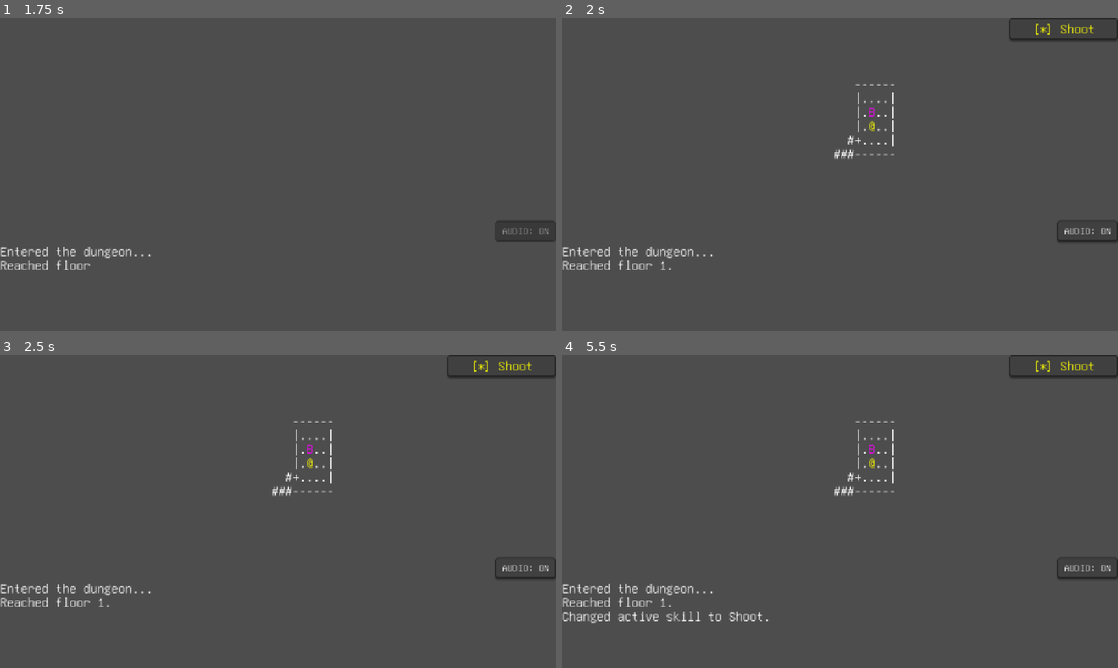
Above: before the commit, frames 1-4 (two rows, left to right).
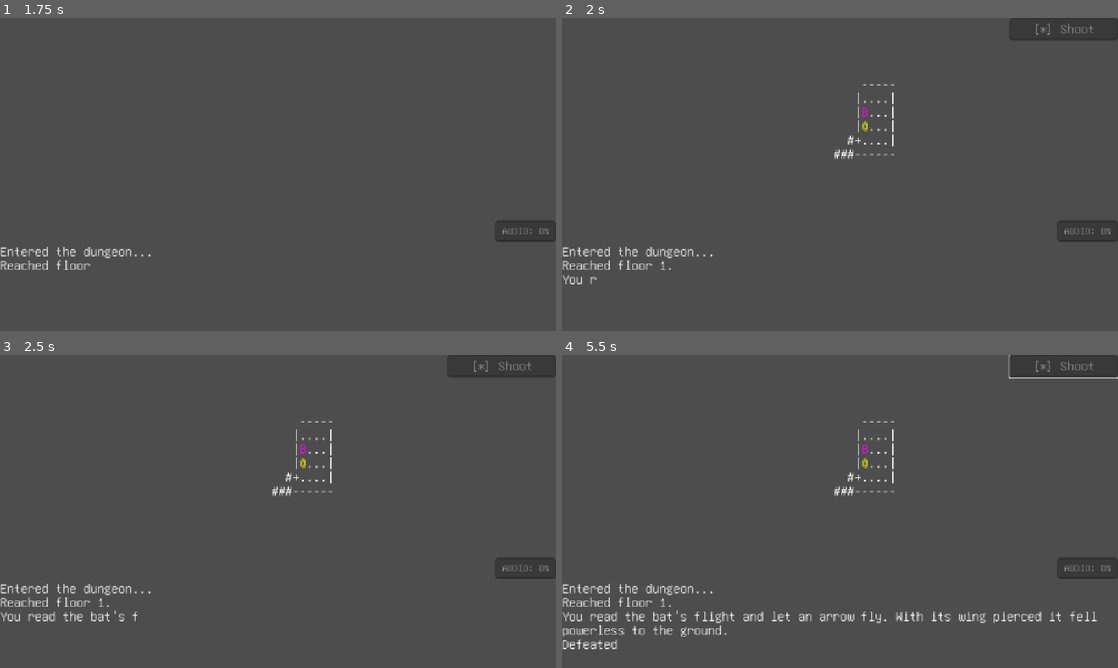
Above: after the commit, the same moments.

Repository: horaguchi/kumopaku
Game: Godot game, scene res://title.tscn
The game is run twice, just before and just after one commit, with the same random seed, the same clock (stepped at 60 frames per second) and the same inputs.
Inputs (mouse positions are in pixels of both pictures, inside the frame that each line leads up to):
- Up to frame 1 (1.75 s): click "PLAY" at 0.5 s; tap Enter at 1.25 s; move the mouse to (400, 158) at 1.27 s; hold Right from 1.28 s (still down); hold K from 1.28 s (still down); click (400, 158) at 1.42 s; tap J at 1.55 s
- Up to frame 2 (2 s): keep holding Right; keep holding K
- Up to frame 3 (2.5 s): release Right at 2 s; release K at 2 s; drag from (166, 527) to (250, 574) at 2.02 s
- Up to frame 4 (5.5 s): click (1062, 367) at 2.75 s, where only the run before the commit has a clickable "[*] Shoot"; move the mouse to (895, 442) at 3.52 s; hold Right 3.53-4.25 s; hold H 3.53-4.25 s; tap L at 3.8 s; drag from (812, 574) to (673, 464) at 4.27 s; move the mouse to (1006, 558) at 5.02 s; hold Left from 5.03 s (still down); hold K from 5.03 s (still down); tap J at 5.3 s

Frame 1 is identical in both runs. In frame 2, 0.3% of the frame differs, in the area x 0-99%, y 1-86%; in frame 3, 0.5%; in frame 4, 2.1%, in the area x 0-100%, y 0-94%.

Commit message:
UIに言語を追加

Diff:
--- a/main.gd
+++ b/main.gd
@@ -73,13 +73,13 @@
 		return
 
 	var dir = Vector2.ZERO
-	if Input.is_key_pressed(KEY_UP) or Input.is_key_pressed(KEY_W):
+	if Input.is_key_pressed(KEY_UP) or Input.is_key_pressed(KEY_W) or Input.is_key_pressed(KEY_K):
 		dir = Vector2.UP
-	elif Input.is_key_pressed(KEY_DOWN) or Input.is_key_pressed(KEY_S):
+	elif Input.is_key_pressed(KEY_DOWN) or Input.is_key_pressed(KEY_S) or Input.is_key_pressed(KEY_J):
 		dir = Vector2.DOWN
-	elif Input.is_key_pressed(KEY_LEFT) or Input.is_key_pressed(KEY_A):
+	elif Input.is_key_pressed(KEY_LEFT) or Input.is_key_pressed(KEY_A) or Input.is_key_pressed(KEY_H):
 		dir = Vector2.LEFT
-	elif Input.is_key_pressed(KEY_RIGHT) or Input.is_key_pressed(KEY_D):
+	elif Input.is_key_pressed(KEY_RIGHT) or Input.is_key_pressed(KEY_D) or Input.is_key_pressed(KEY_L):
 		dir = Vector2.RIGHT
 
 	if dir != Vector2.ZERO:
--- a/project.godot
+++ b/project.godot
@@ -32,7 +32,7 @@
 
 [internationalization]
 
-locale/translations=PackedStringArray("res://localization.en …(7456 unchanged characters)… res://localization_msg_w.ru.translation", "res://pending_translations.en.translation", "res://pending_translations.ja.translation", "res://pending_translations.zh.translation")
+locale/translations=PackedStringArray("res://localization.en …(7456 unchanged characters)… res://localization_msg_w.ru.translation")
 
 [physics]
 
